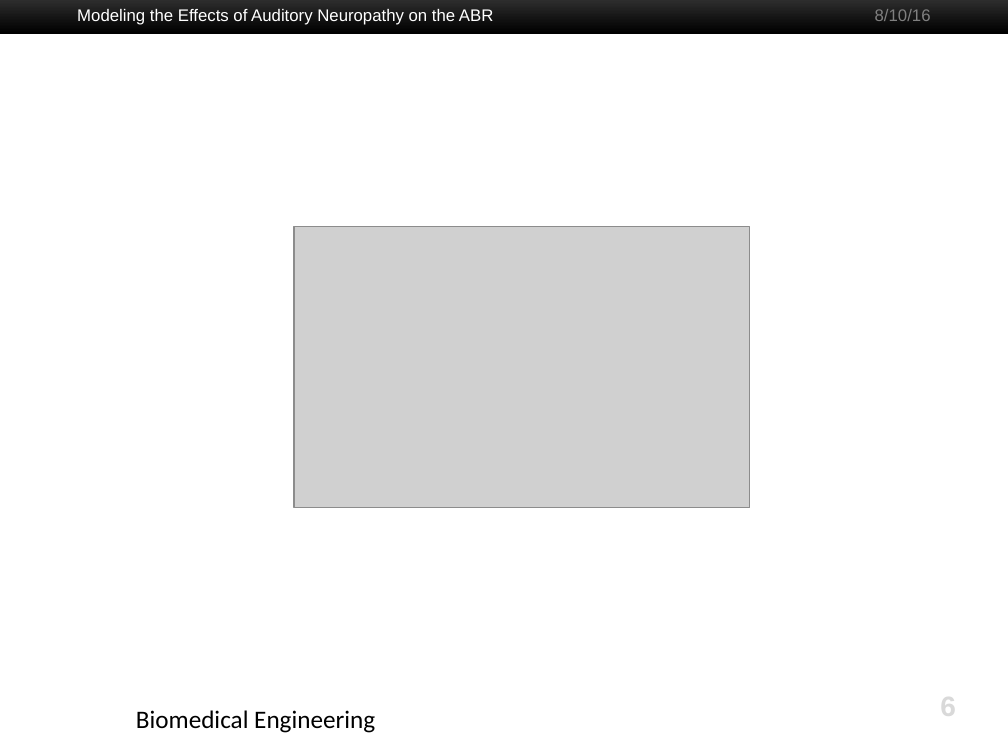
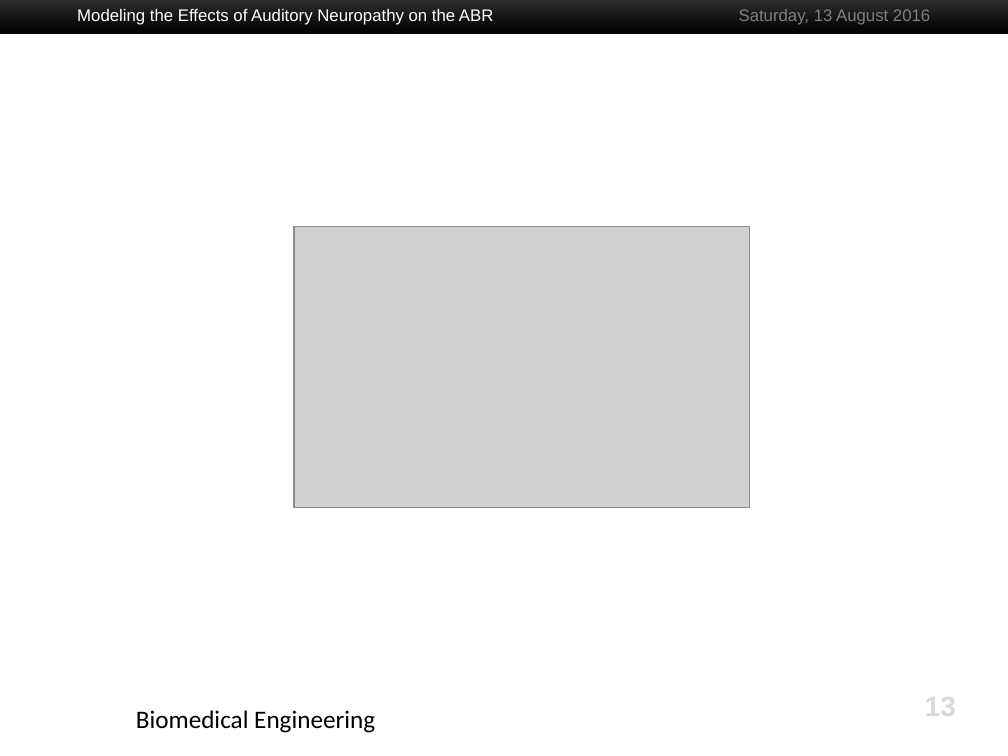
Before and after one commit to gvoysey/thesis, a slide deck: slide 13 of slides/voysey-thesis.pptx (slide 6 before the commit). Drawn at 1008x756 pixels with LibreOffice and Linux fonts; fonts in the diff are those of the drawing; grey boxes stand for pictures; background and template pictures are left out. Boxes give left, top, right and bottom in pixels: in the first picture for what was removed or moved away, otherwise in the second. Text is boxed around its words. In the diff, an @@ line names an element or a change of style, - is before the commit and + after.

```diff
--- a/slides/voysey-thesis.pptx
+++ b/slides/voysey-thesis.pptx
@@ text at (739,9,930,24): text changed @@
-8/10/16
+Saturday, 13 August 2016
@@ page number at (925,691,956,722): text changed @@
-6
+13
```
Also in this commit, not shown: 4 other slides changed, 8 slides added, 1 slide removed.
